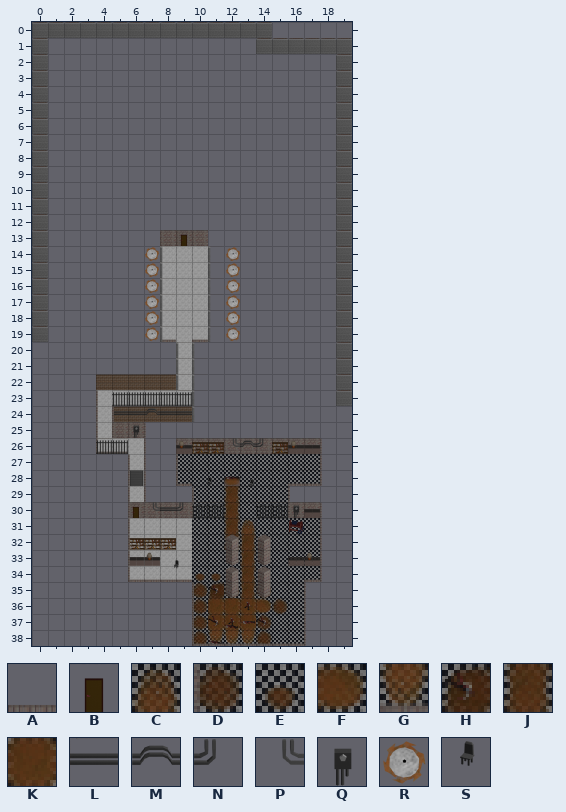
An edit to a level. Tiled map (JSON), public/levels/basementTop.json. Above is the file before it was changed.
Cells are 128x128 px. Shown: x 0..19, y 0..38.
Key: from "tilesTop": A 3, B 18, C 22, D 24, E 25, F 28, G 30, H 32, J 33, K 34, L 35, M 36, N 37, P 38, Q 43, R 44, S 45.
_ is an empty cell.
Objects are placed by their top-left corner, in cells (3,4 is the top-left corner of cell 3,4); size is 1x1 cell unless given.
Layers that did not change in this view are not listed.
Layer "bloodOnFloor" before, first column x 0:
 0 ____________________
 1 ____________________
 2 ____________________
 3 ____________________
 4 ____________________
 5 ____________________
 6 ____________________
 7 ____________________
 8 ____________________
 9 ____________________
10 ____________________
11 ____________________
12 ____________________
13 ____________________
14 ____________________
15 ____________________
16 ____________________
17 ____________________
18 ____________________
19 ________A_A_________
20 ____________________
21 ____________________
22 ____________________
23 ____________________
24 _____LLMLL__________
25 ______Q_____________
26 ____________PMN_____
27 ____________________
28 ____________________
29 ____________J_______
30 _______PLN__J___Q___
31 ____________JC______
32 ____________JJ______
33 _____________J______
34 __________EE_J______
35 __________DHDJD_____
36 __________DKKKFD____
37 __________DKKKD_____
38 __________DGGGD_____
Objects on layer "tileLogic" before:
B at 9,13
R at 7,14
R at 12.1,14
R at 7,15
R at 12.1,15
R at 7,16
R at 12.1,16
R at 7,17
R at 12.1,17
R at 7,18
R at 12.1,18
R at 7,19
R at 12.1,19
S at 10.6,28.4
S at 13.2,28.5
B at 6,30
S at 8.5,33.5
New version:
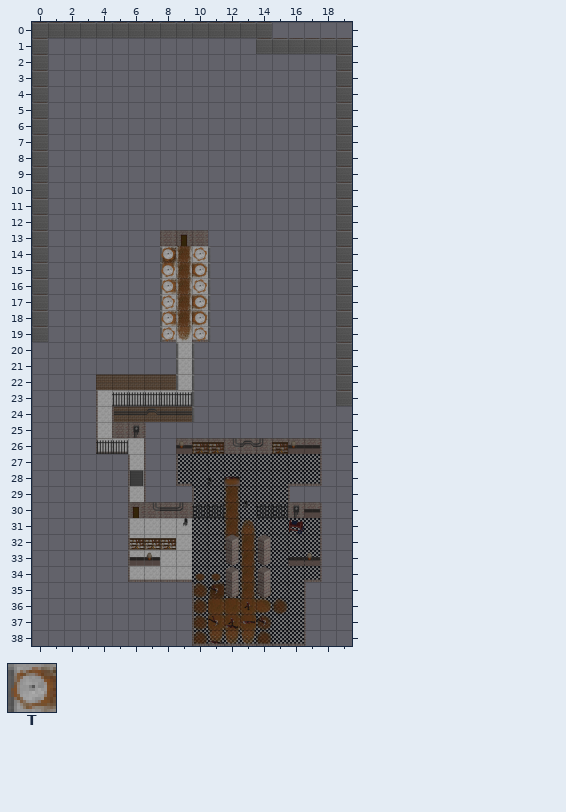
Further tiles: from "tilesTop": T 29.
See-through tiles are keyed as they look on the map.
The edit:
Changed rows in their new state; . is an unchanged cell.
Layer "bloodOnFloor":
first column x 8:
14 HJ.
15 GJF
16 TJ.
17 .JF
18 TJF
19 .G.
Layer "tileLogic":
changed: R at 7,14 -> R at 8,14
changed: R at 12.1,14 -> R at 10,14
changed: R at 7,15 -> R at 8,15
changed: R at 12.1,15 -> R at 10,15
changed: R at 7,16 -> R at 8,16
changed: R at 12.1,16 -> R at 10,16
changed: R at 7,17 -> R at 8,17
changed: R at 12.1,17 -> R at 10,17
changed: R at 7,18 -> R at 8,18
changed: R at 12.1,18 -> R at 10,18
changed: R at 7,19 -> R at 8,19
changed: R at 12.1,19 -> R at 10,19
changed: S at 13.2,28.5 -> S at 12.8,29.8
changed: S at 8.5,33.5 -> S at 9.1,31
Pixel boxes of the changes (left, top, right, bottom) in both pictures:
changed: (145, 246, 208, 342)
old place: (226, 247, 240, 341)
old place: (249, 479, 254, 487)
new place: (243, 500, 248, 508)
new place: (183, 518, 188, 527)
old place: (174, 560, 179, 569)
